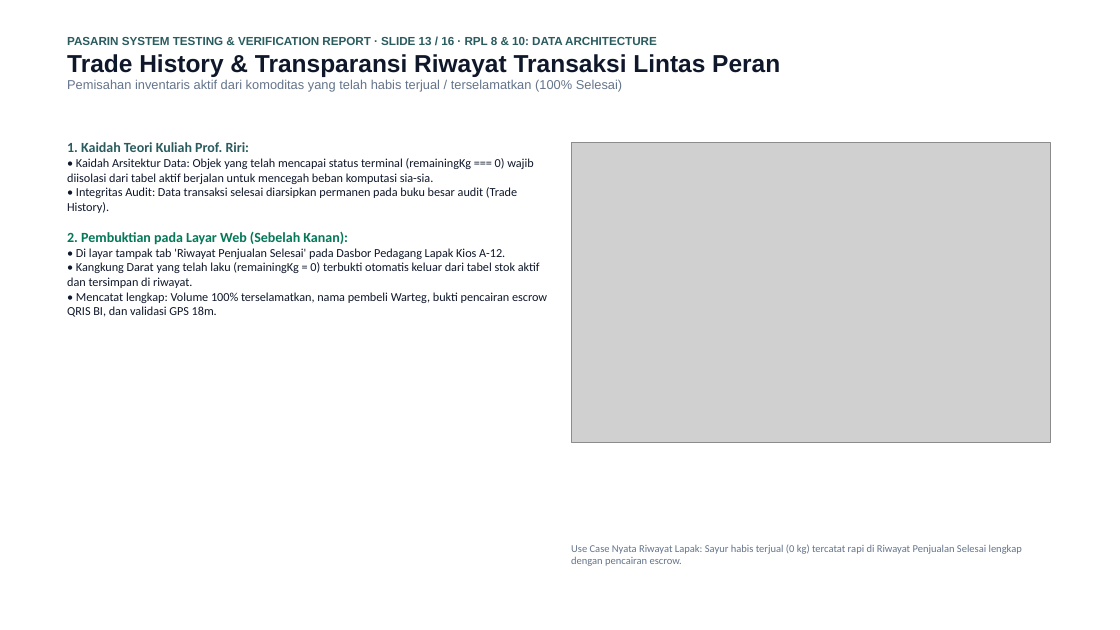
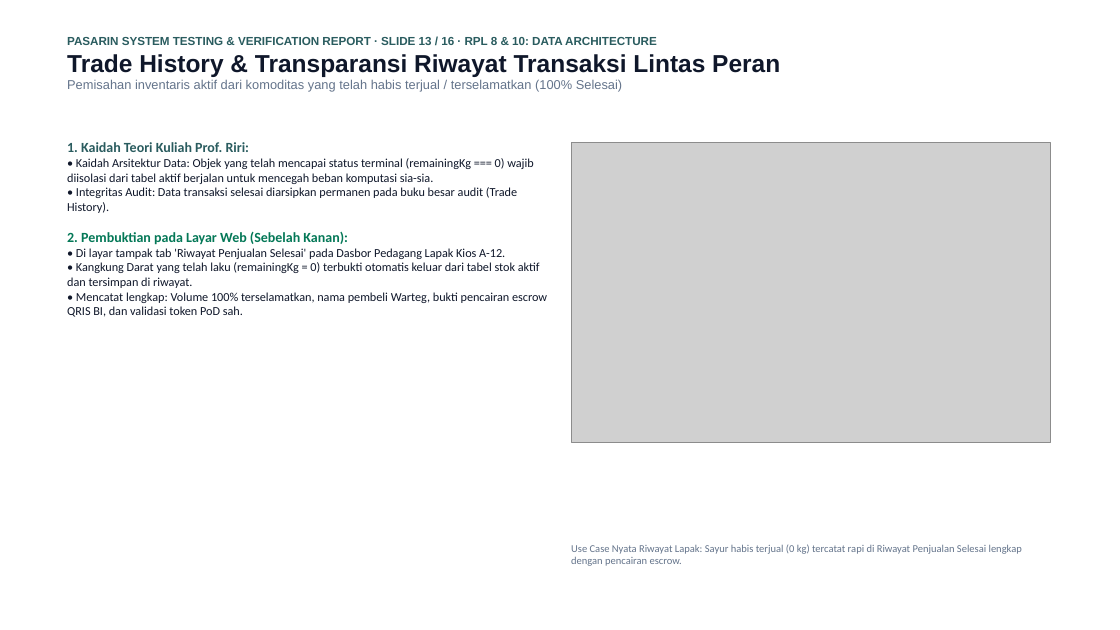
Before and after one commit to mrshlaf/pasarin, a slide deck: slide 13 of LAPORAN_PENGUJIAN_DAN_VERIFIKASI_SISTEM_PASARIN.pptx. Drawn at 1120x630 pixels with LibreOffice and Linux fonts; fonts in the diff are those of the drawing; grey boxes stand for pictures. Boxes give left, top, right and bottom in pixels: in the first picture for what was removed or moved away, otherwise in the second. Text is boxed around its words. In the diff, an @@ line names an element or a change of style, - is before the commit and + after.

Commit message:
docs(presentation): finalize 16 slides PPTX/PDF with clean digital PoD token and verified use cases

```diff
--- a/LAPORAN_PENGUJIAN_DAN_VERIFIKASI_SISTEM_PASARIN.pptx
+++ b/LAPORAN_PENGUJIAN_DAN_VERIFIKASI_SISTEM_PASARIN.pptx
@@ text at (x1=67, y1=248, x2=547, y2=317): text changed @@
-• Di layar tampak tab 'Riwayat Penjualan Selesai' pada Dasbor Pedagang Lapak Kios A-12.
-• Kangkung Darat yang telah laku (remainingKg = 0) terbukti otomatis keluar dari tabel stok aktif dan tersimpan di riwayat.
-• Mencatat lengkap: Volume 100% terselamatkan, nama pembeli Warteg, bukti pencairan escrow QRIS BI, dan validasi GPS 18m.
+• Di layar tampak tab 'Riwayat Penjualan Selesai' pada Dasbor Pedagang Lapak Kios A-12.
+• Kangkung Darat yang telah laku (remainingKg = 0) terbukti otomatis keluar dari tabel stok aktif dan tersimpan di riwayat.
+• Mencatat lengkap: Volume 100% terselamatkan, nama pembeli Warteg, bukti pencairan escrow QRIS BI, dan validasi token PoD sah.
```
Also in this commit, not shown: 2 other slides changed, 14 other files.
